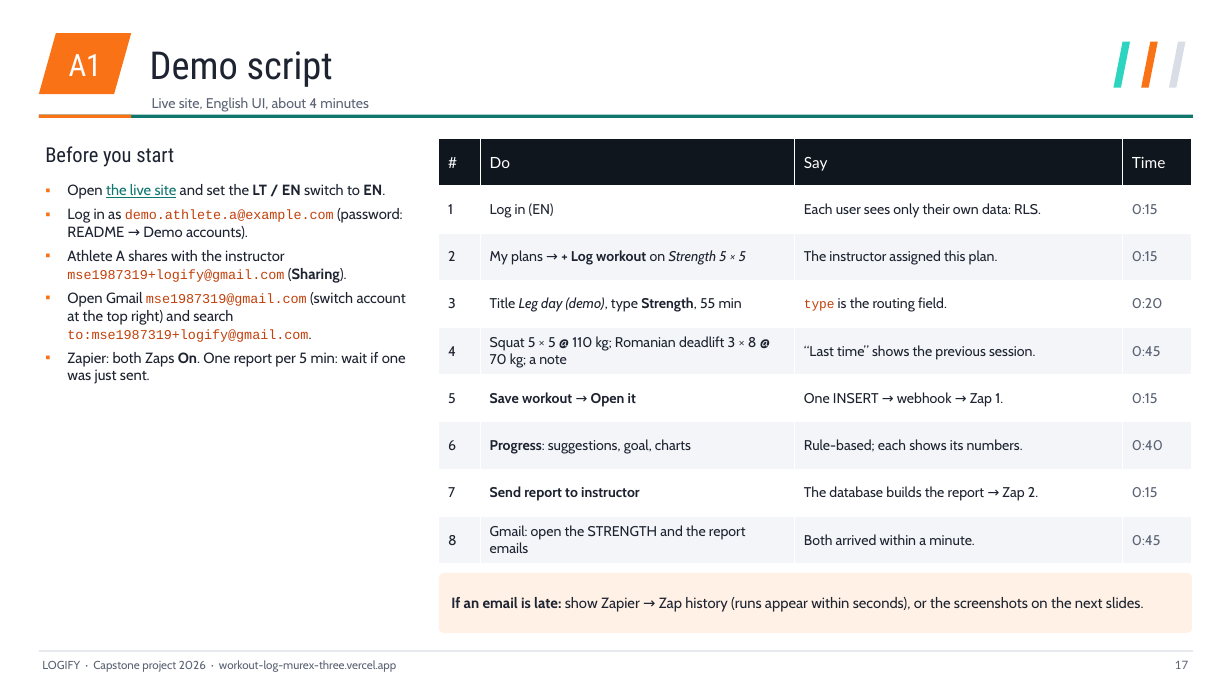
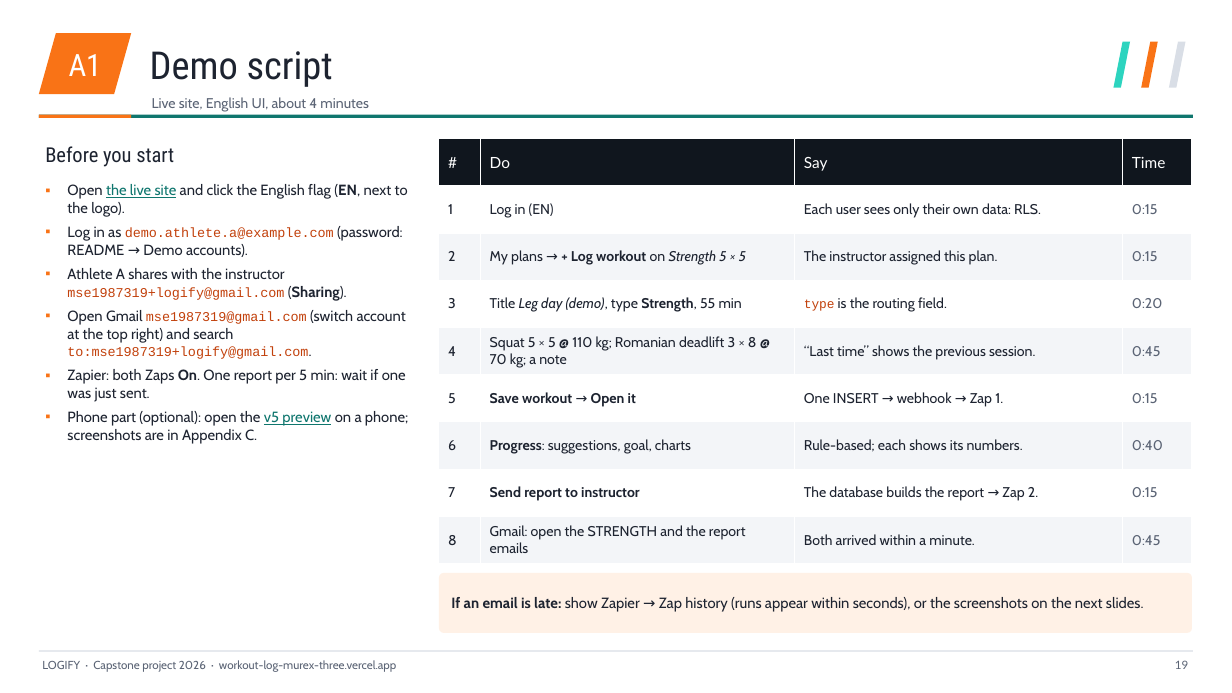
Before and after one commit to mse1987319-png/workout-log, a slide deck: slide 19 of _task/results/Logify_EN.pptx (slide 17 before the commit). Drawn at 1232x693 pixels with LibreOffice and Linux fonts; fonts in the diff are those of the drawing. Boxes give left, top, right and bottom in pixels: in the first picture for what was removed or moved away, otherwise in the second. Text is boxed around its words. In the diff, an @@ line names an element or a change of style, - is before the commit and + after.

```diff
--- a/_task/results/Logify_EN.pptx
+++ b/_task/results/Logify_EN.pptx
@@ text at <box>67,184,408,217</box>: text changed @@
-▪ Open the live site and set the LT / EN switch to EN.
+▪ Open the live site and click the English flag (EN, next to the logo).
@@ text at <box>67,411,408,444</box>: paragraph added @@
+▪ Phone part (optional): open the v5 preview on a phone; screenshots are in Appendix C.
@@ text at <box>1175,660,1188,669</box>: text changed @@
-17
+19
```
Also in this commit, not shown: 34 other slides changed, 8 slides added, 2 other files.
